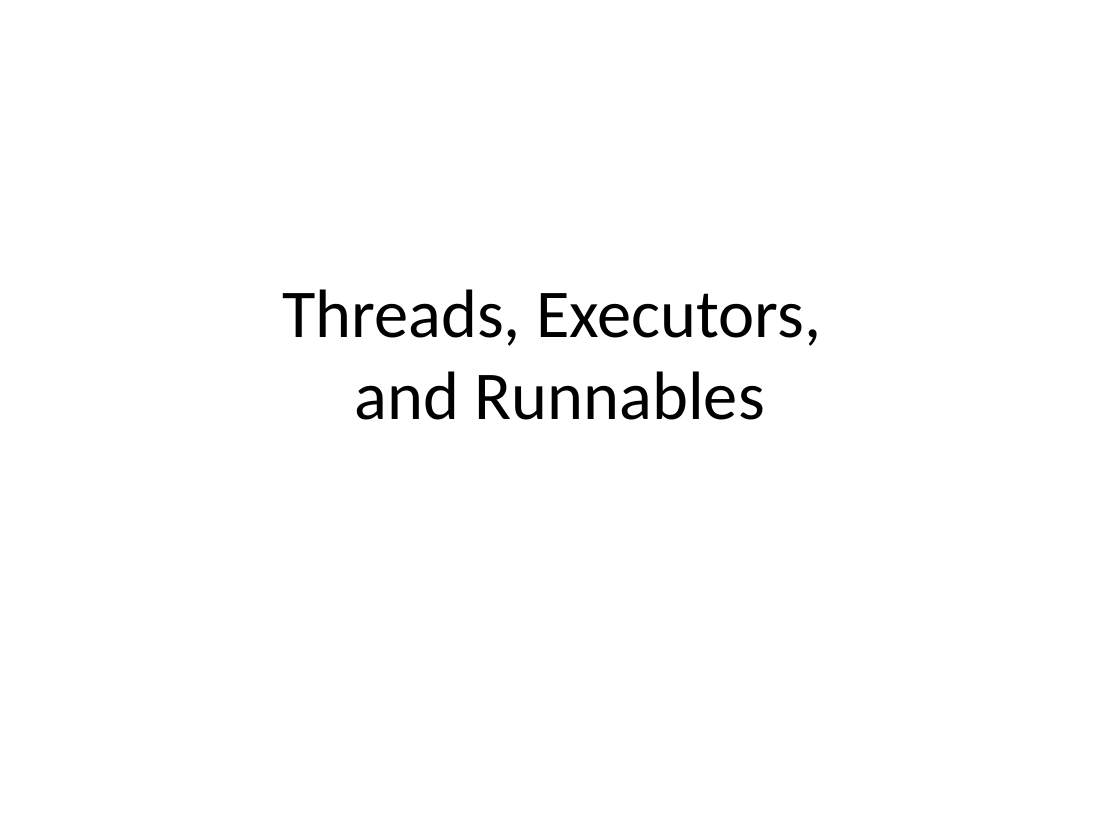
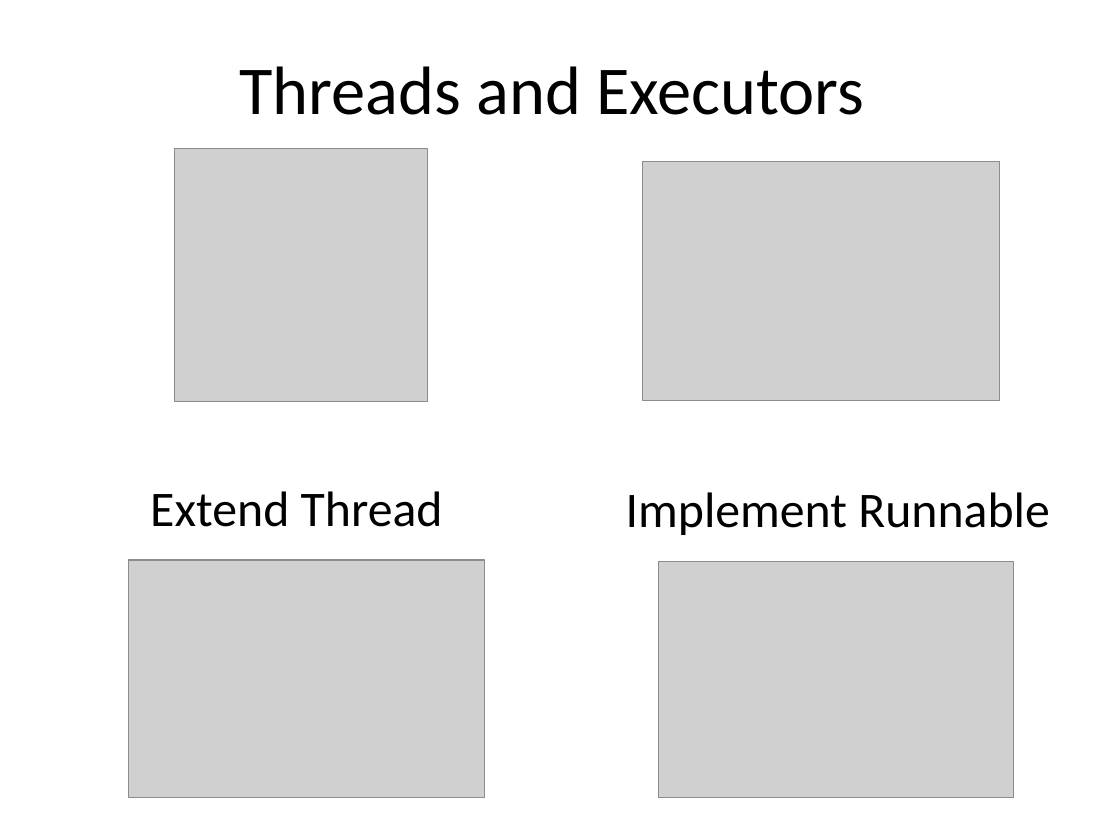
Before and after one commit to Moldenhauer-Rebecca/CIT360-Group2, a slide deck: slide 1 of ThreadsRunnablesExecutors.pptx. Drawn at 1120x840 pixels with LibreOffice and Linux fonts; fonts in the diff are those of the drawing; grey boxes stand for pictures. Boxes give left, top, right and bottom in pixels: in the first picture for what was removed or moved away, otherwise in the second. Text is boxed around its words. In the diff, an @@ line names an element or a change of style, - is before the commit and + after.

Commit message:
Update Threading Powerpoint

```diff
--- a/ThreadsRunnablesExecutors.pptx
+++ b/ThreadsRunnablesExecutors.pptx
@@ title at [239, 66, 865, 115]: text changed @@
-Threads, Executors,
-and Runnables
+Threads and Executors
@@ picture added at [175, 149, 428, 402] @@
@@ picture added at [643, 161, 1000, 400] @@
@@ text added at [150, 491, 443, 527], 32 pt, text #000000 @@
+Extend Thread
@@ text added at [626, 492, 1050, 535], 32 pt, text #000000 @@
+Implement Runnable
@@ picture added at [128, 560, 484, 797] @@
@@ picture added at [659, 561, 1014, 797] @@
```
Also in this commit, not shown: 5 other slides changed, 3 slides added, 3 slides removed.
